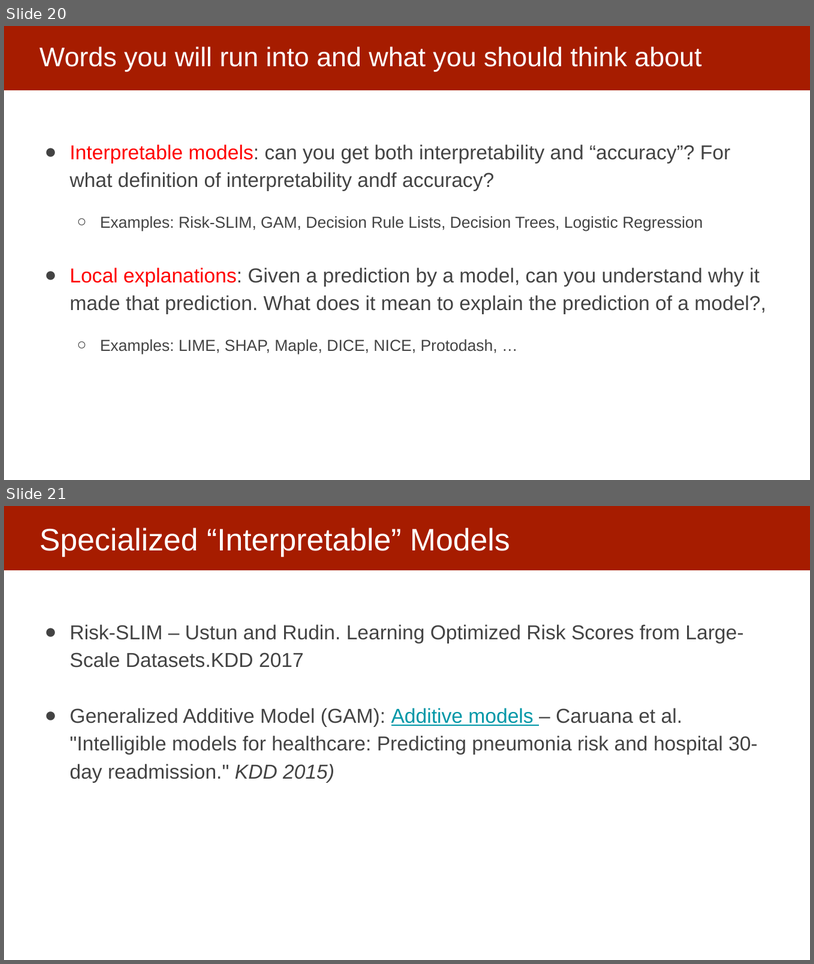
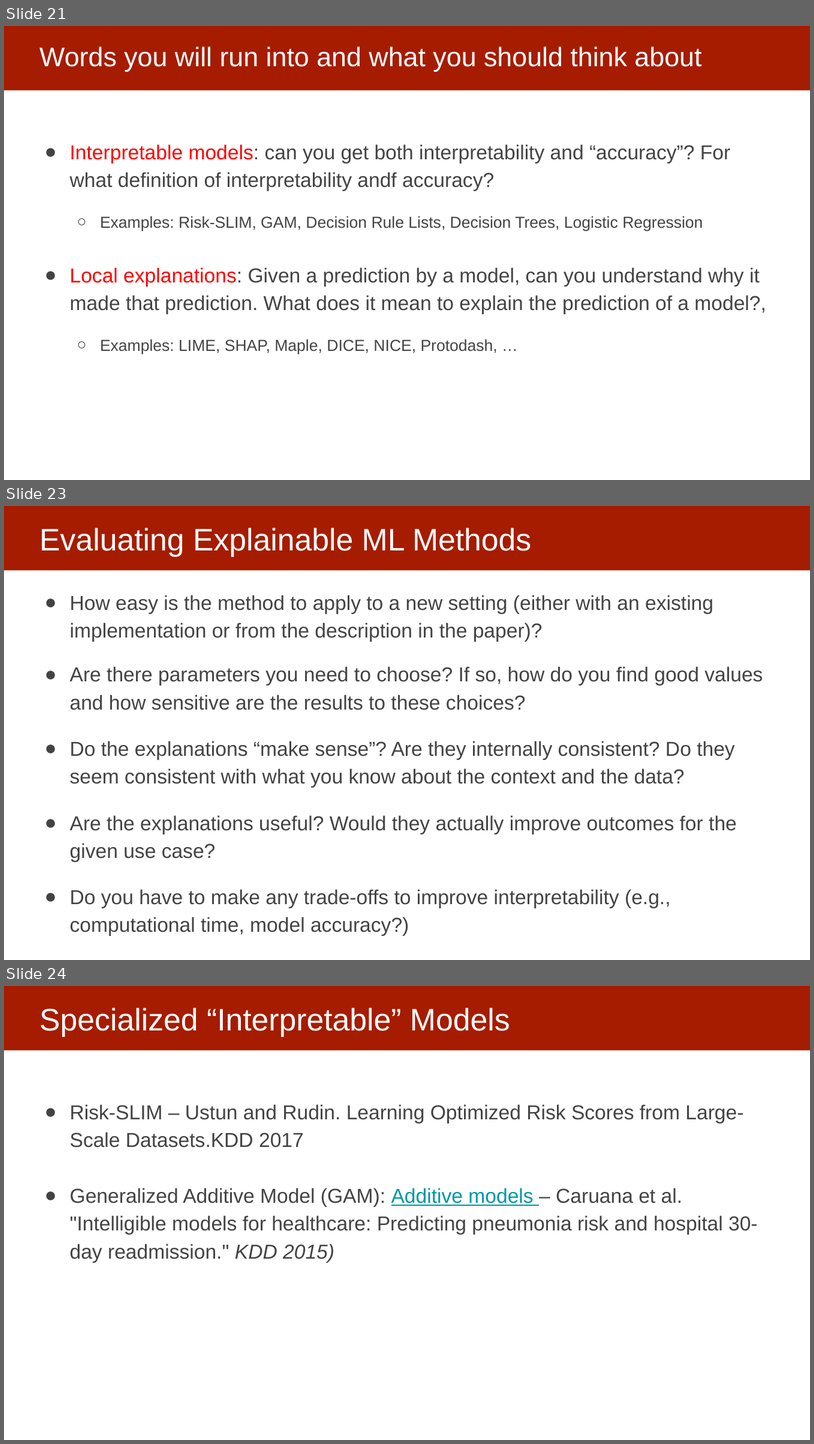
Before and after one commit to dssg/mlforpublicpolicylab, a slide deck: Lectures/16-interpretability-part-1.pptx. Shown one above the other, each under a label of ours: slides 20 and 21 before the commit, slides 21, 23 and 24 after it; the slides between them are not shown. The pictures are 814x964 and 814x1444 pixels, drawn with LibreOffice and Linux fonts; fonts in the diff are those of the drawing. Boxes give left, top, right and bottom in pixels: in the first picture for what was removed or moved away, otherwise in the second. Text is boxed around its words. In the diff, an @@ line names an element or a change of style, - is before the commit and + after.

Commit message:
interpretability slides

```diff
--- a/Lectures/16-interpretability-part-1.pptx
+++ b/Lectures/16-interpretability-part-1.pptx
@@ slide 23 added at [4, 506, 810, 960], background #FFFFFF; not listed: 1 template element that a slide beside it also shows @@
@@ title added at [39, 528, 531, 557], 37 pt, text #FFFFFF @@
+Evaluating Explainable ML Methods
@@ text added at [70, 595, 763, 936], 24 pt, text #434343 @@
+● How easy is the method to apply to a new setting (either with an existing implementation or from the description in the paper)?
+● Are there parameters you need to choose? If so, how do you find good values and how sensitive are the results to these choices?
+● Do the explanations “make sense”? Are they internally consistent? Do they seem consistent with what you know about the context and the data?
+● Are the explanations useful? Would they actually improve outcomes for the given use case?
+● Do you have to make any trade-offs to improve interpretability (e.g., computational time, model accuracy?)
@@ what was slide 20 is now slide 21 @@
@@ what was slide 21 is now slide 24 @@
```
Also in this commit, not shown: 3 slides changed, 2 other slides added.
